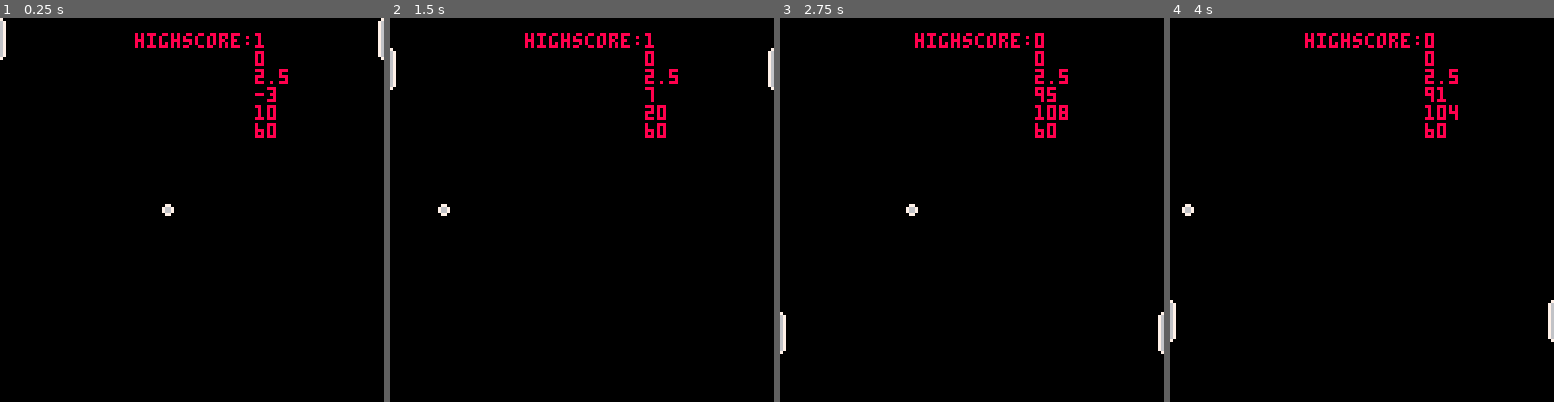
Above: before the commit, frames 1-4 (left to right).
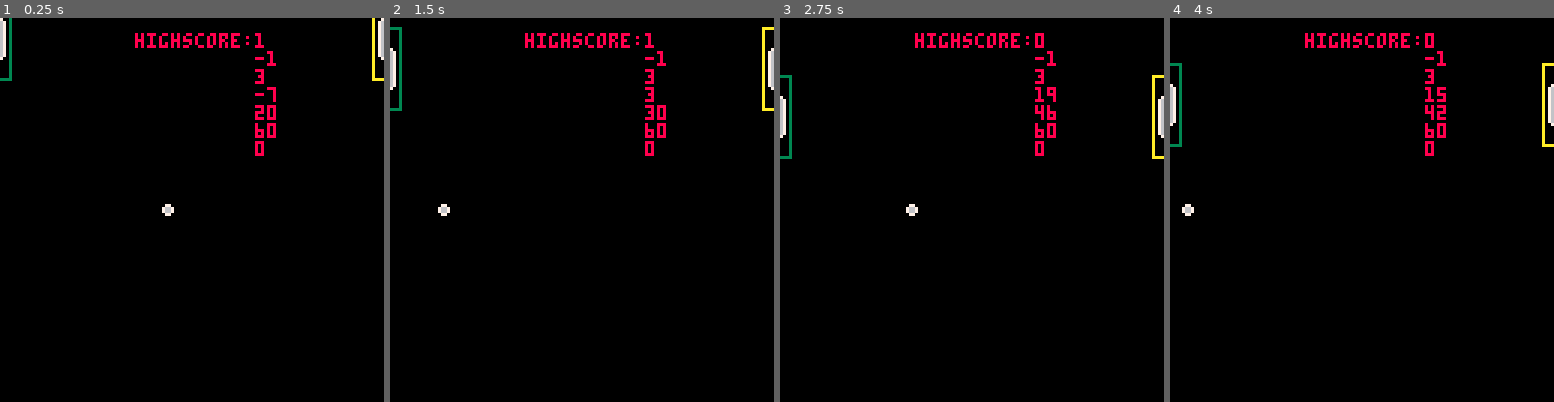
Above: after the commit, the same moments.

Repository: Ling-Lang/super_pong
Game: PICO-8 cartridge super_pong.p8
Same seed, same stepped clock (60 frames per second), same inputs: the game is played once before the commit and once after it.
Inputs:
- Up to frame 1 (0.25 s): no input
- Up to frame 2 (1.5 s): tap X (X key) at 0.33, 1.07 s; tap O (Z key) at 0.7 s
- Up to frame 3 (2.75 s): tap O (Z key) at 1.7, 2.1, 2.5 s; tap X (X key) at 1.85 s; hold Up 2.15-2.42 s
- Up to frame 4 (4 s): tap O (Z key) at 2.9, 3.3, 3.7 s; tap X (X key) at 2.97 s; hold Down 3.63-3.97 s

The runs differ from the first frame. In frame 1, 0.6% of the frame differs, in the area x 0-100%, y 0-36%; in frame 2, 0.7%; in frame 3, 1.6%, in the area x 0-100%, y 8-88%; in frame 4, 1.6%.

Commit message:
*.lua -> fixed most hitbox problems

Diff:
--- a/draw_sprites.lua
+++ b/draw_sprites.lua
@@ -1,7 +1,7 @@
 function dsprite()
-  sspr(8,0,2,14,player.x, player.y)
-  sspr(16,0,2,14,126, player.y)
+sspr(8,0,2,14,player.x, player.y)
+sspr(16,0,2,14,126, player.y)
   spr(3,ball.x,ball.y)
-  //rect(hitboxp.x1, hitboxp.y1, hitboxp.x2, hitboxp.y2, 3)
-  //rect(hitboxe.x1, hitboxe.y1, hitboxe.x2, hitboxe.y2, 10)
+  rect(hitboxp.x1, hitboxp.y1, hitboxp.x2, hitboxp.y2, 3)
+  rect(hitboxe.x1, hitboxe.y1, hitboxe.x2, hitboxe.y2, 10)
 end
--- a/events.lua
+++ b/events.lua
@@ -10,6 +10,7 @@
     print(hitboxp.y1)
     print(hitboxp.y2)
     print(ball.y)
+    print(enemy.speed)
 end
 
 function update_posi()
@@ -17,10 +18,11 @@
   ball.y+=ball.speedy
   player.y +=player.speed
   enemy.y +=player.speed
-  hitboxp.x1, hitboxp.x2 = player.x, player.x+2.5
-  hitboxp.y1, hitboxp.y2 = player.y-3, player.y+10
-  hitboxe.x1, hitboxe.x2 = enemy.x, enemy.x+3
-  hitboxe.y1, hitboxe.y2 = enemy.y-3, enemy.y+10
+  hitboxp.x1, hitboxp.x2  = player.x-1, player.x+3
+  hitboxp.y1, hitboxp.y2 = player.y-7, player.y+20
+  hitboxe.x1, hitboxe.x2 = enemy.x-1, enemy.x+3
+  hitboxe.y1, hitboxe.y2 = enemy.y-7, enemy.y+20
+  enemy.speed = player.speed
 end
 
 function hit()
@@ -36,7 +38,7 @@
   and ball.x < hitboxp.x2
   and player.speed > 1 then
     ball.speedx = 3
-    ball.speedy = 0.7
+    ball.speedy = 0.8
   end
   if ball.y > hitboxp.y1
   and ball.y < hitboxp.y2
@@ -44,7 +46,7 @@
   and ball.x < hitboxp.x2
   and player.speed < 1 then
     ball.speedx = 3
-    ball.speedy = -0.7
+    ball.speedy = -0.8
   end
   if ball.y > hitboxe.y1
   and ball.y < hitboxe.y2
@@ -58,7 +60,7 @@
   and ball.x < hitboxe.x2
   and enemy.speed < 1 then
     ball.speedx = -3
-    ball.speedy = -0.7
+    ball.speedy = -0.8
   end
   if ball.y > hitboxe.y1
   and ball.y < hitboxe.y2
@@ -66,6 +68,6 @@
   and ball.x > hitboxe.x2
   and enemy.speed < 1 then
     ball.speedx = -3
-    ball.speedy = 0.7
+    ball.speedy = 0.8
   end
 end
--- a/movement.lua
+++ b/movement.lua
@@ -9,6 +9,6 @@
     -- Debug end
     if(enemy.y<0) then enemy.y=120end
     if(enemy.y>120) then enemy.y=0end
-    if(ball.x>130) then player.score+=1 ball.x=60end
-    if(ball.x<-2) then player.score-=1 ball.x=60end
+    if(ball.x>130) then player.score+=1 ball.x=60 ball.y = 60 player.y = 60 ball.speedy = 0 enemy.y = 60end
+    if(ball.x<-2) then player.score-=1 ball.x=60 ball.y = 60 player.y = 60 ball.speedy = 0 enemy.y=60end
 end
